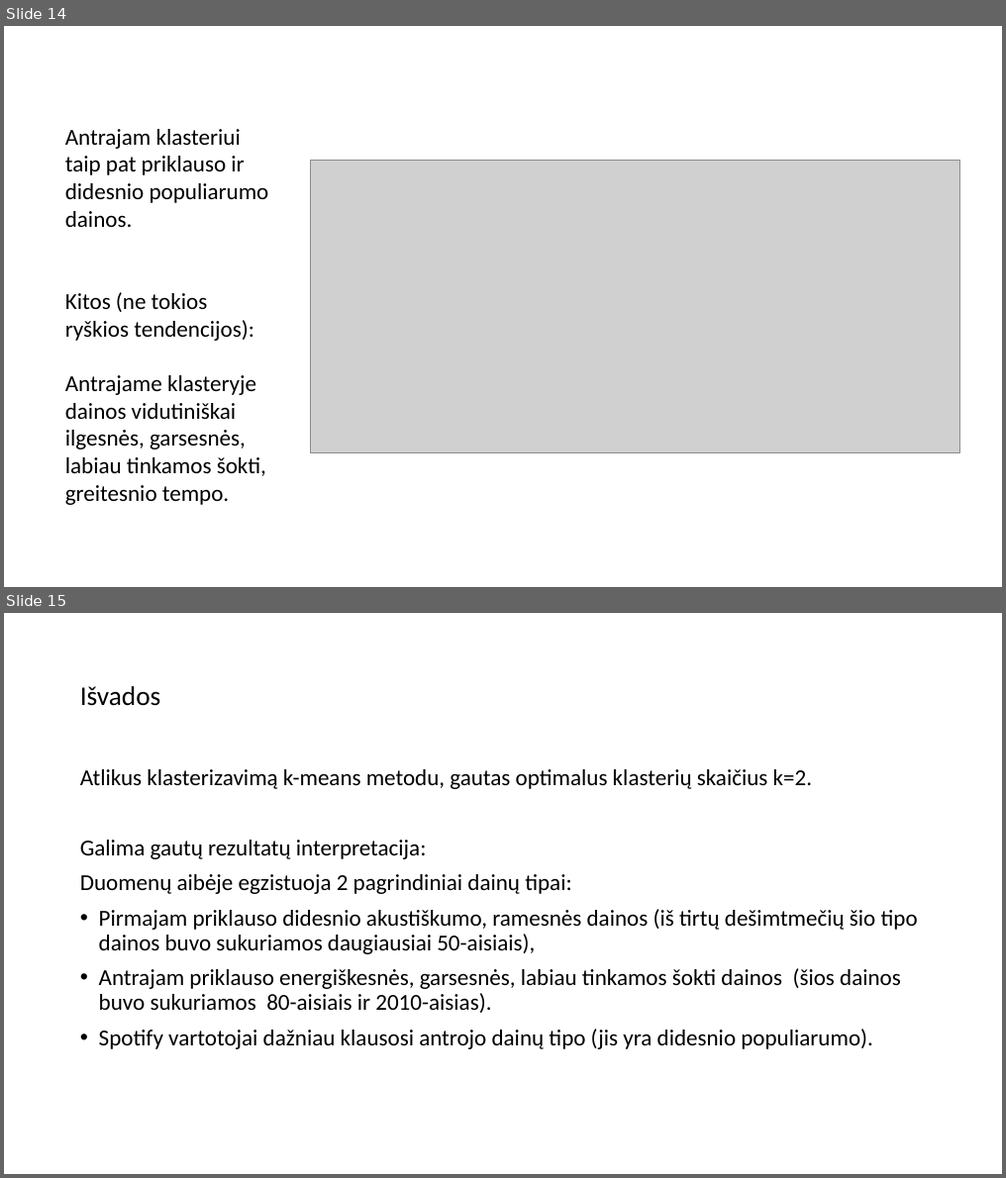
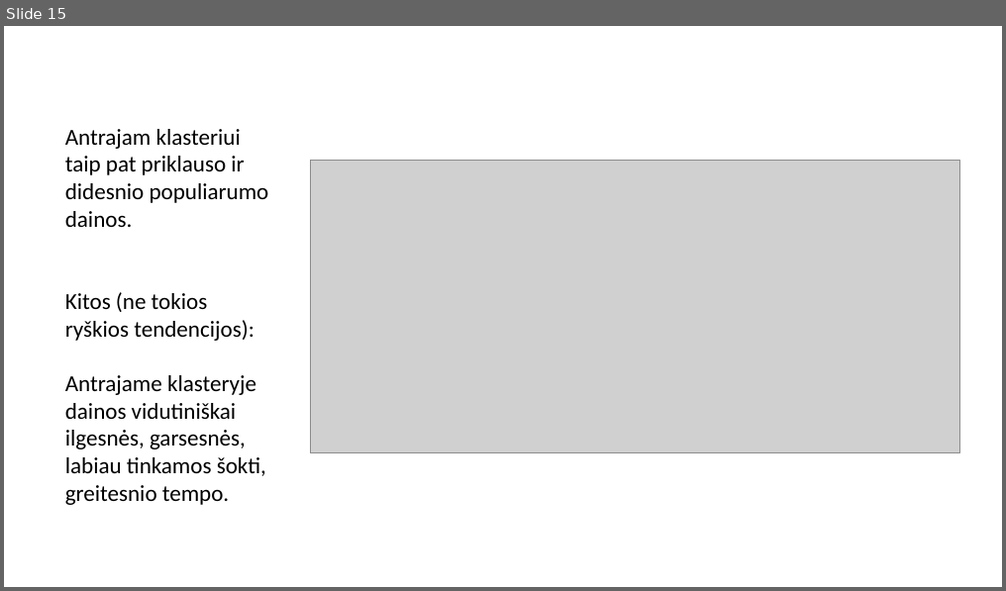
Before and after one commit to dovmar/PDVS, a slide deck: Lab_3/Pristatymas.pptx. Shown one above the other, each under a label of ours: slides 14 and 15 before the commit, slide 15 after it. The pictures are 1006x1178 and 1006x591 pixels, drawn with LibreOffice and Linux fonts; fonts in the diff are those of the drawing; grey boxes stand for pictures. Boxes give left, top, right and bottom in pixels: in the first picture for what was removed or moved away, otherwise in the second. Text is boxed around its words. In the diff, an @@ line names an element or a change of style, - is before the commit and + after.

```diff
--- a/Lab_3/Pristatymas.pptx
+++ b/Lab_3/Pristatymas.pptx
@@ slide 15 removed at [4,613,1002,1174], background #FFFFFF @@
@@ title removed at [80,686,161,706] @@
-Išvados
@@ text removed at [80,769,918,1050] @@
-Atlikus klasterizavimą k-means metodu, gautas optimalus klasterių skaičius k=2.
-Galima gautų rezultatų interpretacija:
-Duomenų aibėje egzistuoja 2 pagrindiniai dainų tipai:
-• Pirmajam priklauso didesnio akustiškumo, ramesnės dainos (iš tirtų dešimtmečių šio tipo dainos buvo sukuriamos daugiausiai 50-aisiais),
-• Antrajam priklauso energiškesnės, garsesnės, labiau tinkamos šokti dainos (šios dainos buvo sukuriamos 80-aisiais ir 2010-aisias).
-• Spotify vartotojai dažniau klausosi antrojo dainų tipo (jis yra didesnio populiarumo).
@@ what was slide 14 is now slide 15 @@
```
Also in this commit, not shown: 6 slides added, 4 other files.
